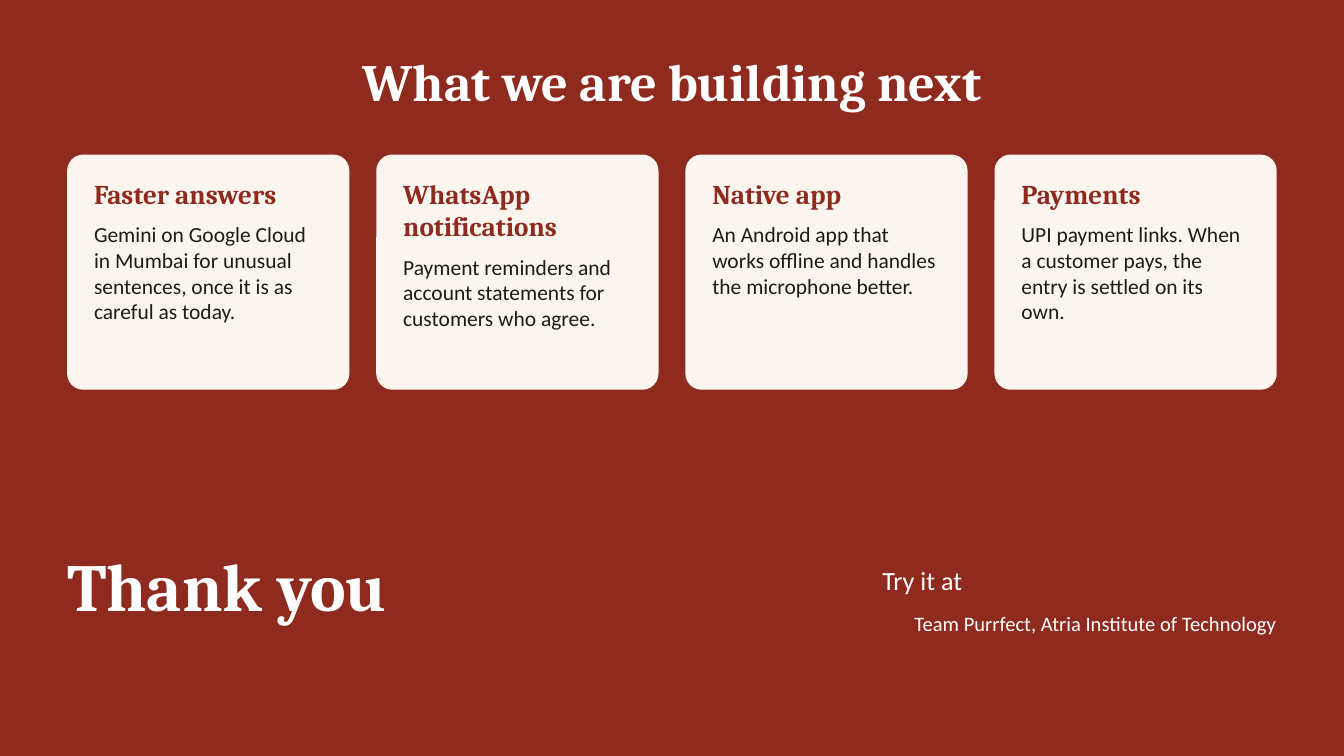
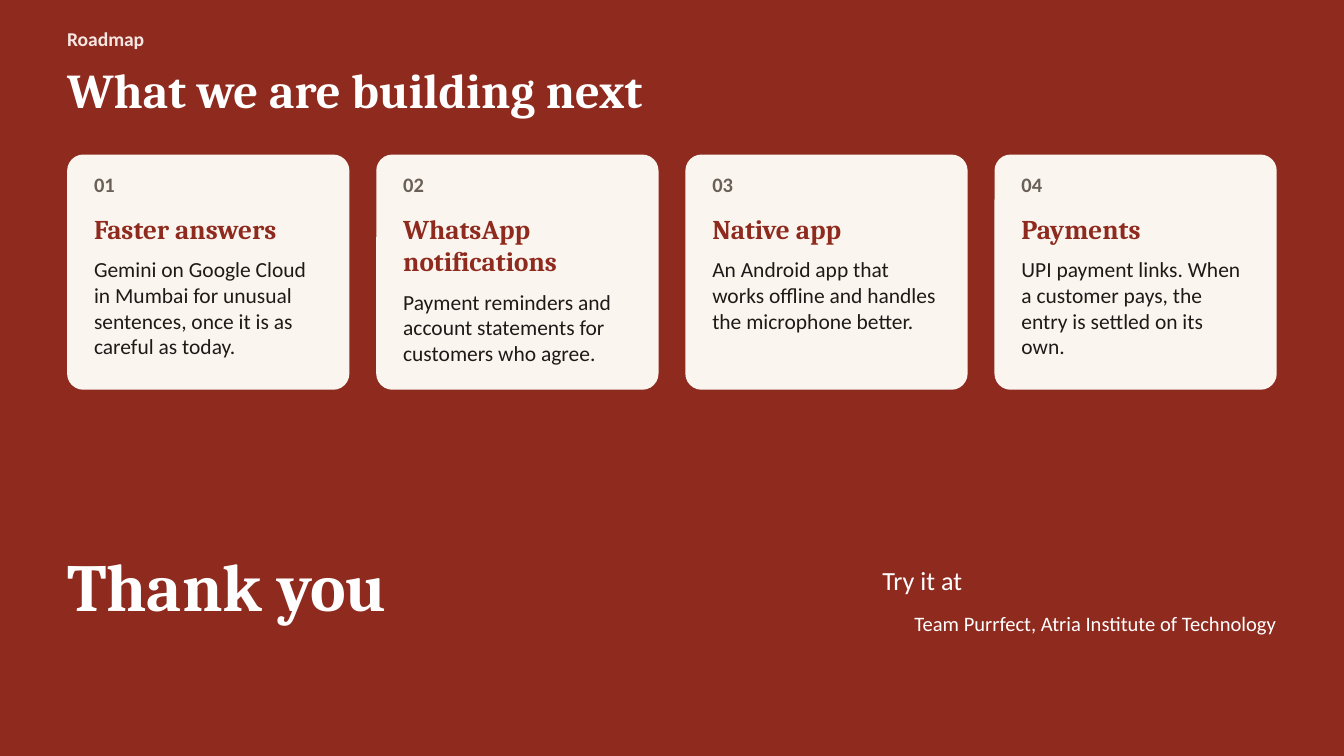
Before and after one commit to sulaiman-shariff/voice-khata, a slide deck: slide 8 of docs/KhataBhai_Deck.pptx (slide 7 before the commit). Drawn at 1344x756 pixels with LibreOffice and Linux fonts; fonts in the diff are those of the drawing. Boxes give left, top, right and bottom in pixels: in the first picture for what was removed or moved away, otherwise in the second. Text is boxed around its words. In the diff, an @@ line names an element or a change of style, - is before the commit and + after.

```diff
--- a/docs/KhataBhai_Deck.pptx
+++ b/docs/KhataBhai_Deck.pptx
@@ title "What we are building next" moved from (x1=363, y1=64, x2=981, y2=113) to (x1=67, y1=74, x2=642, y2=118) @@
@@ title "What we are building next" at (x1=67, y1=74, x2=642, y2=118): size 28 to 26 pt; alignment centre to left @@
@@ text added at (x1=67, y1=32, x2=144, y2=49), 10.5 pt, text #F6E7E2, bold @@
+Roadmap
@@ text added at (x1=94, y1=178, x2=115, y2=192), 11 pt, text #6B6058, bold @@
+01
@@ text added at (x1=403, y1=178, x2=424, y2=192), 11 pt, text #6B6058, bold @@
+02
@@ text added at (x1=712, y1=178, x2=733, y2=192), 11 pt, text #6B6058, bold @@
+03
@@ text added at (x1=1021, y1=178, x2=1042, y2=192), 11 pt, text #6B6058, bold @@
+04
@@ text "Faster answers" moved from (x1=94, y1=186, x2=306, y2=323) to (x1=94, y1=221, x2=306, y2=358) @@
@@ text "WhatsApp notifications" moved from (x1=403, y1=185, x2=611, y2=330) to (x1=403, y1=220, x2=611, y2=365) @@
@@ text "Native app" moved from (x1=712, y1=185, x2=935, y2=298) to (x1=712, y1=220, x2=935, y2=333) @@
@@ text "Payments" moved from (x1=1021, y1=186, x2=1240, y2=319) to (x1=1021, y1=221, x2=1240, y2=354) @@
```
Also in this commit, not shown: 5 other slides changed, 1 slide added, 2 other files.
